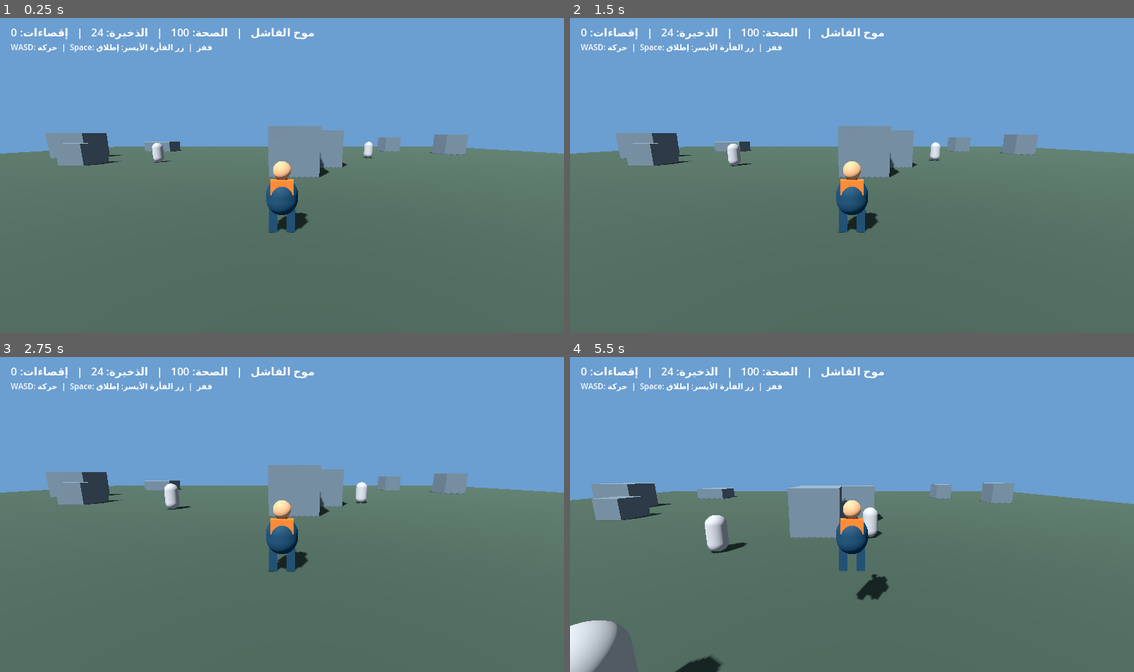
Above: before the commit, frames 1-4 (two rows, left to right).
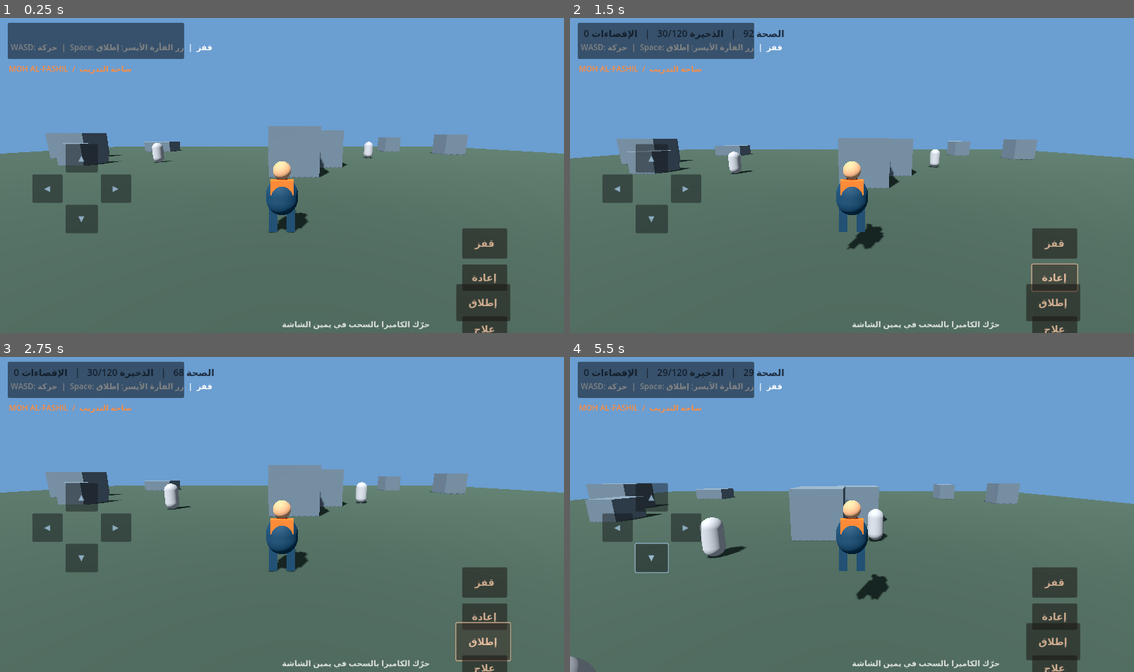
Above: after the commit, the same moments.

Repository: ffzit37-commits/Actaitv
Game: Godot game, scene res://scenes/main.tscn
Two runs of this game, one before a commit and one after it. Both use one fixed random seed, a clock stepped at 60 frames per second and the inputs below.
Inputs (mouse positions are in pixels of both pictures, inside the frame that each line leads up to):
- Up to frame 1 (0.25 s): no input
- Up to frame 2 (1.5 s): click (1055, 244) at 0.5 s, where only the run after the commit has a clickable "قفز"; click (1055, 276) at 1.25 s, where only the run after the commit has a clickable "إعادة"
- Up to frame 3 (2.75 s): click (485, 640) at 2 s, where only the run after the commit has a clickable "إطلاق"
- Up to frame 4 (5.5 s): click (1055, 668) at 2.75 s, where only the run after the commit has a clickable "علاج"; click (648, 498) at 3.5 s, where only the run after the commit has a clickable "▲"; click (648, 558) at 4.25 s, where only the run after the commit has a clickable "▼"; move the mouse to (976, 498) at 5.02 s; hold D (move_right) from 5.03 s (still down); tap Space (jump) at 5.1, 5.27 s; click (976, 498) at 5.17 s

The runs differ from the first frame. In frame 1, 8.7% of the frame differs, in the area x 1-91%, y 1-100%; in frame 2, 12%, in the area x 0-100%, y 1-100%; in frame 3, 8.8%; in frame 4, 11%.
Error before the commit: Invalid call to function 'update_stats' in base 'CanvasLayer (hud.gd)'. Expected 3 arguments. (res://scripts/player.gd:164)
Error after the commit: Invalid call to function 'update_stats' in base 'CanvasLayer (hud.gd)'. Expected 5 arguments. (res://scripts/world.gd:59)

Commit message:
Add mobile touch HUD and combat controls

Diff:
--- a/godot/scripts/hud.gd
+++ b/godot/scripts/hud.gd
@@ -1,6 +1,101 @@
 extends CanvasLayer
 
-@onready var stats: Label = $Stats
+var stats: Label
+var player: Node
+var controls: Control
+var fire_button: Button
 
-func update_stats(health: int, ammo: int, eliminations: int) -> void:
-    stats.text = "موح الفاشل   |   الصحة: %d   |   الذخيرة: %d   |   إقصاءات: %d" % [health, ammo, eliminations]
+func _ready() -> void:
+    add_to_group("hud")
+    _build_ui()
+    player = get_tree().get_first_node_in_group("player")
+
+func _build_ui() -> void:
+    controls = Control.new()
+    controls.set_anchors_and_offsets_preset(Control.PRESET_FULL_RECT)
+    controls.mouse_filter = Control.MOUSE_FILTER_PASS
+    add_child(controls)
+
+    var top := Panel.new()
+    top.position = Vector2(16, 14)
+    top.size = Vector2(360, 74)
+    top.modulate = Color(0.05, 0.08, 0.12, 0.82)
+    controls.add_child(top)
+    stats = Label.new()
+    stats.position = Vector2(12, 8)
+    stats.size = Vector2(340, 58)
+    stats.add_theme_font_size_override("font_size", 19)
+    stats.add_theme_color_override("font_color", Color(0.92, 0.97, 1))
+    top.add_child(stats)
+
+    var title := Label.new()
+    title.text = "MOH AL-FASHIL  /  ساحة التدريب"
+    title.position = Vector2(18, 96)
+    title.add_theme_font_size_override("font_size", 16)
+    title.add_theme_color_override("font_color", Color(1.0, 0.55, 0.25))
+    controls.add_child(title)
+
+    _make_button("▲", Vector2(110, -166), Vector2(66, 58), "move_forward")
+    _make_button("▼", Vector2(110, -42), Vector2(66, 58), "move_back")
+    _make_button("◀", Vector2(42, -104), Vector2(62, 58), "move_left")
+    _make_button("▶", Vector2(182, -104), Vector2(62, 58), "move_right")
+    _make_action_button("قفز", Vector2(-188, -194), Vector2(92, 62), Callable(self, "_jump"))
+    _make_action_button("إعادة", Vector2(-188, -120), Vector2(92, 54), Callable(self, "_reload"))
+    fire_button = _make_action_button("إطلاق", Vector2(-200, -80), Vector2(110, 76), Callable(self, "_fire_start"))
+    fire_button.button_up.connect(_fire_stop)
+    _make_action_button("علاج", Vector2(-188, -14), Vector2(92, 52), Callable(self, "_heal"))
+
+    var help := Label.new()
+    help.text = "حرّك الكاميرا بالسحب في يمين الشاشة"
+    help.set_anchors_and_offsets_preset(Control.PRESET_BOTTOM_WIDE)
+    help.position = Vector2(0, -30)
+    help.horizontal_alignment = HORIZONTAL_ALIGNMENT_CENTER
+    help.add_theme_color_override("font_color", Color(1, 1, 1, 0.8))
+    controls.add_child(help)
+
+func _make_button(caption: String, offset: Vector2, size: Vector2, action: String) -> void:
+    var b := Button.new()
+    b.text = caption
+    b.size = size
+    b.position = Vector2(24, get_viewport().get_visible_rect().size.y - 220) + offset
+    b.modulate = Color(0.72, 0.88, 1.0, 0.8)
+    b.button_down.connect(func(): Input.action_press(action))
+    b.button_up.connect(func(): Input.action_release(action))
+    controls.add_child(b)
+
+func _make_action_button(caption: String, offset: Vector2, size: Vector2, callback: Callable) -> Button:
+    var b := Button.new()
+    b.text = caption
+    b.size = size
+    b.position = Vector2(get_viewport().get_visible_rect().size.x - 20, get_viewport().get_visible_rect().size.y - 20) + offset
+    b.add_theme_font_size_override("font_size", 20)
+    b.modulate = Color(1.0, 0.82, 0.68, 0.9)
+    b.pressed.connect(callback)
+    controls.add_child(b)
+    return b
+
+func _jump() -> void:
+    if is_instance_valid(player):
+        player.jump()
+
+func _reload() -> void:
+    if is_instance_valid(player):
+        player.reload_weapon()
+
+func _fire_start() -> void:
+    if is_instance_valid(player):
+        player.set_firing(true)
+
+func _fire_stop() -> void:
+    if is_instance_valid(player):
+        player.set_firing(false)
+
+func _heal() -> void:
+    if is_instance_valid(player) and player.health < 100:
+        player.health = mini(100, player.health + 25)
+        player.update_hud()
+
+func update_stats(health: int, ammo: int, reserve: int, eliminations: int, reloading: bool) -> void:
+    if is_instance_valid(stats):
+        var reload_text := "  |  جارٍ التلقيم..." if reloading else ""
+        stats.text = "الصحة %d   |   الذخيرة %d/%d   |   الإقصاءات %d%s" % [health, ammo, reserve, eliminations, reload_text]
